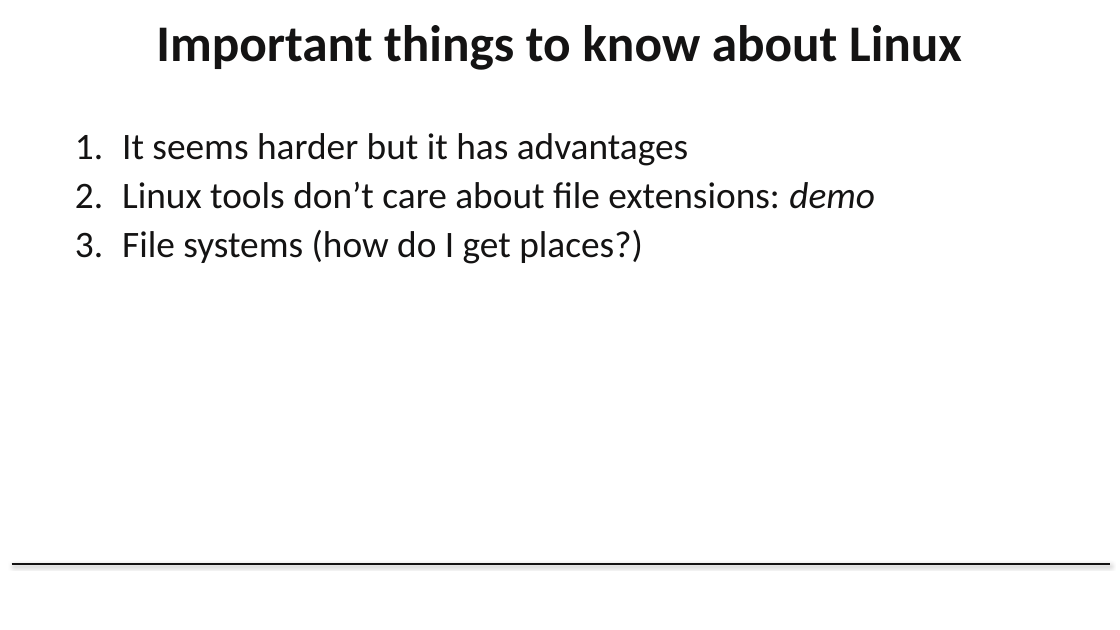
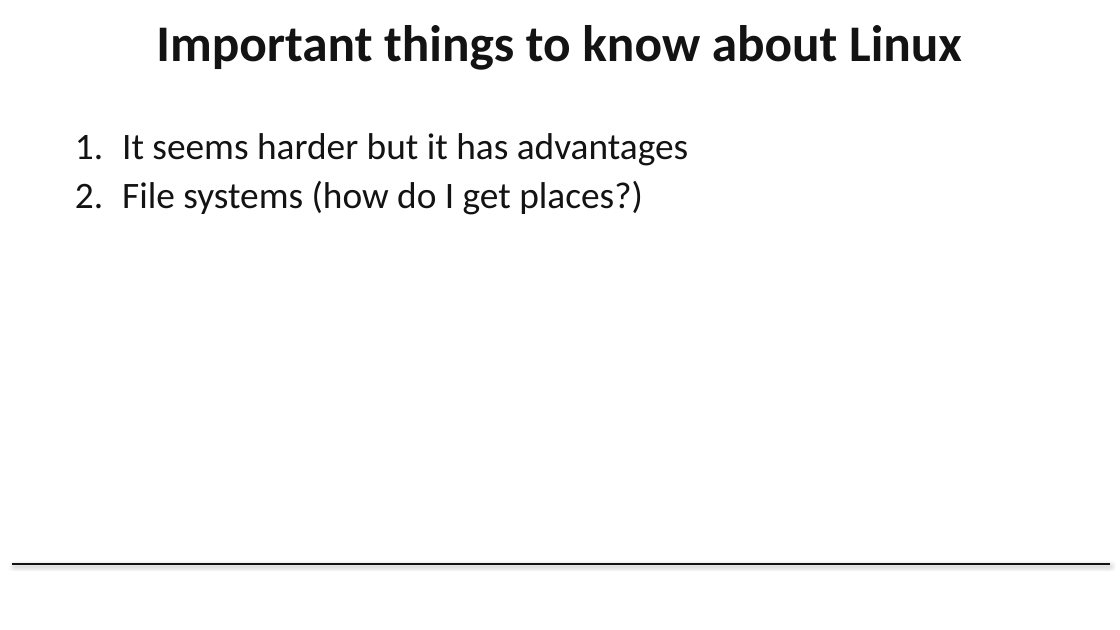
Before and after one commit to Dowell-Lab/srworkshop, a slide deck: slide 3 of day02/slides/Day2_Slides_2023_HT.pptx. Drawn at 1120x630 pixels with LibreOffice and Linux fonts; fonts in the diff are those of the drawing; background and template pictures are left out. Boxes give left, top, right and bottom in pixels: in the first picture for what was removed or moved away, otherwise in the second. Text is boxed around its words. In the diff, an @@ line names an element or a change of style, - is before the commit and + after.

```diff
--- a/day02/slides/Day2_Slides_2023_HT.pptx
+++ b/day02/slides/Day2_Slides_2023_HT.pptx
@@ text at [122, 182, 875, 209]: paragraph removed @@
-2. Linux tools don’t care about file extensions: demo
```
Also in this commit, not shown: 5 other slides changed, 3 slides added.
